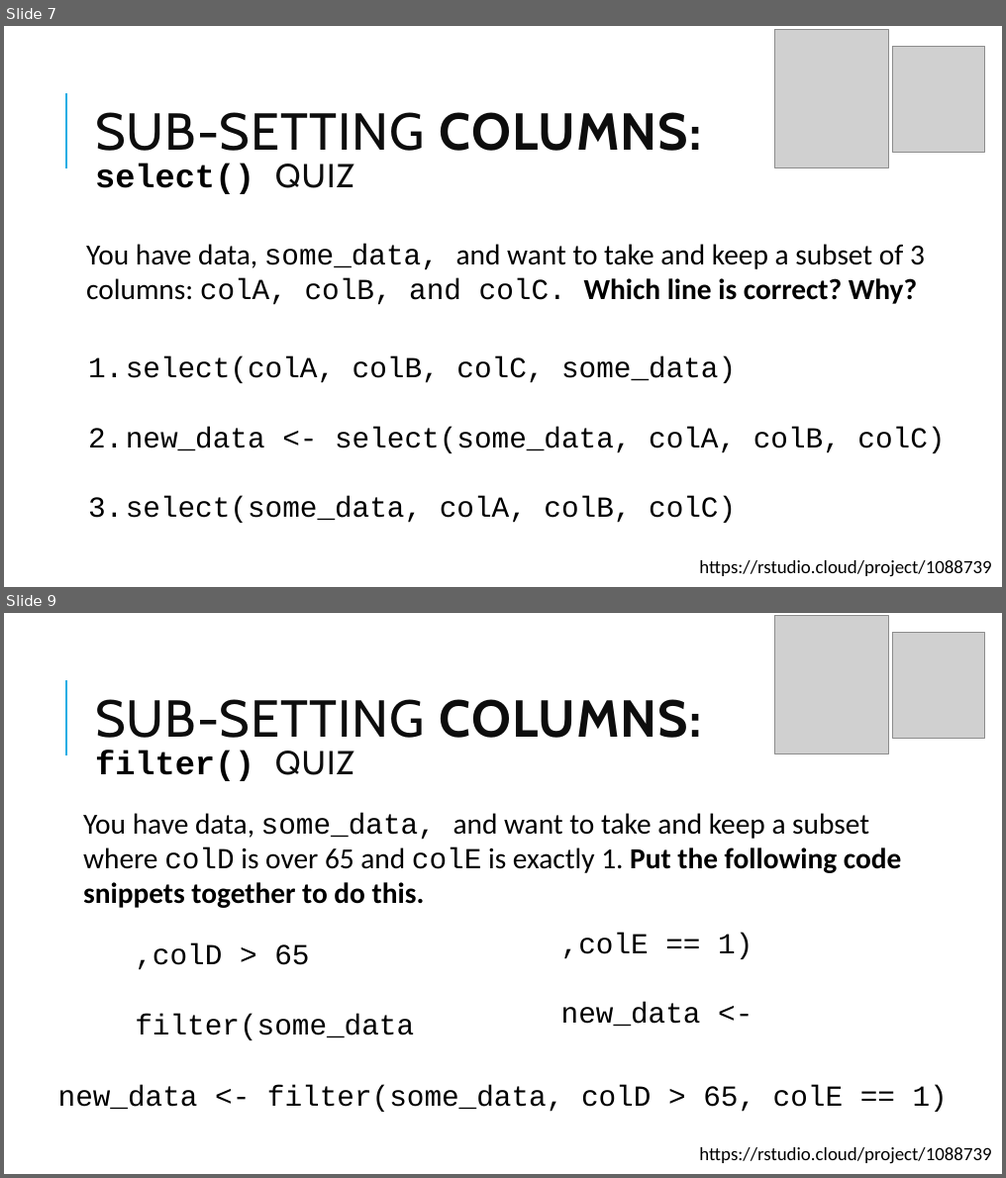
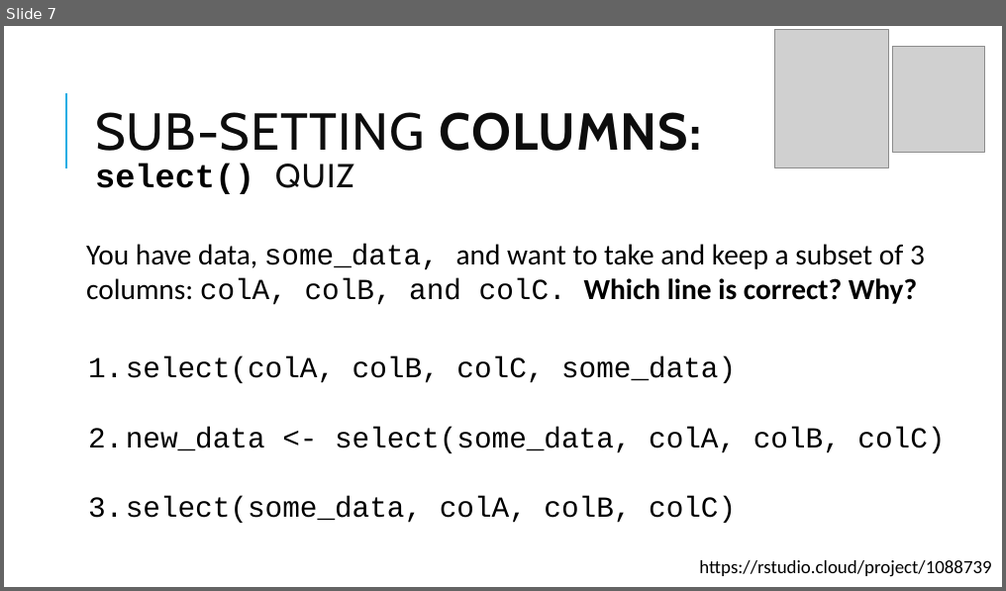
Before and after one commit to Jim89/tidy-lesson-plan, a slide deck: data-subsetting.pptx. Shown one above the other, each under a label of ours: slides 7 and 9 before the commit, slide 7 after it; the slides between them are not shown. The pictures are 1006x1178 and 1006x591 pixels, drawn with LibreOffice and Linux fonts; fonts in the diff are those of the drawing; grey boxes stand for pictures. Boxes give left, top, right and bottom in pixels: in the first picture for what was removed or moved away, otherwise in the second. Text is boxed around its words. In the diff, an @@ line names an element or a change of style, - is before the commit and + after.

```diff
--- a/data-subsetting.pptx
+++ b/data-subsetting.pptx
@@ slide 9 removed at box(4, 613, 1002, 1174), background #FFFFFF; not listed: 2 template elements that a slide beside it also shows @@
@@ picture removed at box(775, 615, 888, 754) @@
@@ picture removed at box(893, 633, 985, 739) @@
@@ title removed at box(95, 699, 702, 738) @@
-SUB-SETTING COLUMNS:
@@ text removed at box(95, 751, 354, 781) @@
-filter() QUIZ
@@ text removed at box(83, 813, 901, 908) @@
-You have data, some_data, and want to take and keep a subset where colD is over 65 and colE is exactly 1. Put the following code snippets together to do this.
@@ text removed at box(561, 933, 752, 1026) @@
-,colE == 1)
-new_data <-
@@ text removed at box(135, 944, 414, 1041) @@
-,colD > 65
-filter(some_data
@@ text removed at box(58, 1085, 947, 1112) @@
-new_data <- filter(some_data, colD > 65, colE == 1)
```
Also in this commit, not shown: 2 slides changed, 1 other file.
